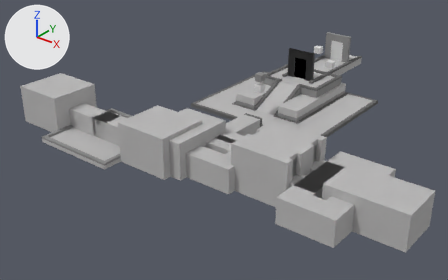
An edit to the Blender file Working/temple.blend, drawn before and after from the same camera.
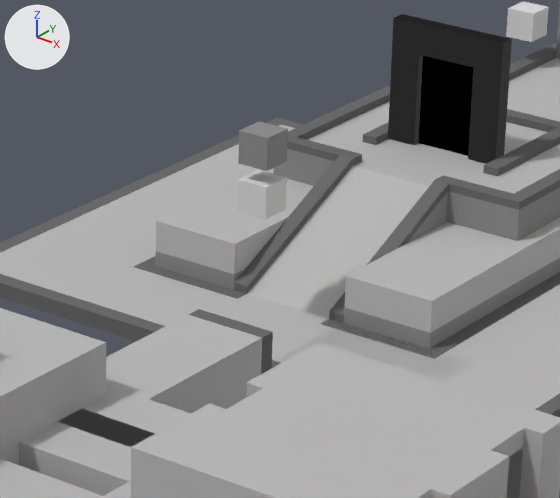
Old and new are each drawn whole from a 50 mm lens placed at (88.3, -95.5, 67.0), pointed at (-3.5, 19.2, -4.2) and again close up on the part from 45% to 73% of the width and 16% to 55% of the height. The axes (+X, +Y, +Z) are drawn at upper left. The lights are the same throughout.

Objects in the first close-up: 'Bend1', 'Bend2', 'ChoiceRoom', 'Cube', 'Cube.002', 'DoorInteractable.Toggle', 'Foyer', 'Layer2Platform', 'Portal', 'PortalFrameL0', 'Pyramid'.
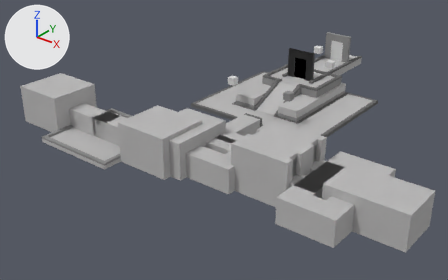
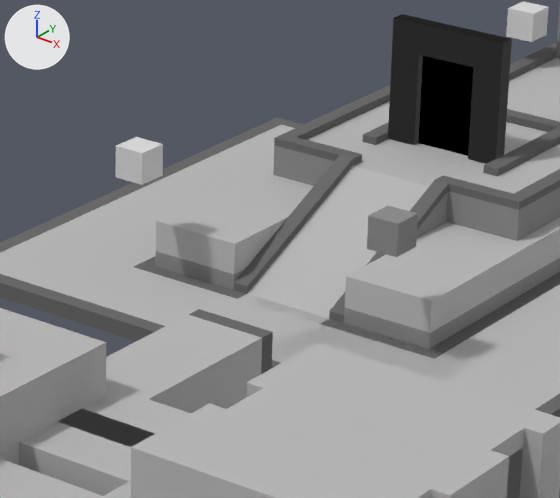
Where the change shows, as pixel boxes [x1, y1, x2, y2] in the close-ups (560 x 498 px):
'Cube.002', moved: before [238, 121, 288, 171]; after [367, 206, 418, 257]
'Cube', moved: before [237, 170, 287, 220]; after [116, 137, 163, 185]

The change in detail:
Object 'Cube' (ob_cube) moves from (0.01, 29.99, 8.02) to (-8.99, 29.99, 8.02).
In object 'Cube.002' (ob_cube_002), parent is no longer ob_cube.
In object 'Cube.002' (ob_cube_002), matrix_parent_inverse is no longer Matrix(((1.0, 0.0, 0.0, -0.00552), (0.0, 1.0, 0.0, -51.39), (0.0, 0.0, 1.0, -7.823), (0.0, 0.0, 0.0, 1.0))).
Object 'Cube.002' (ob_cube_002) moves from (0.0, 51.39, 10.8) to (9.0, 29.99, 8.001).
